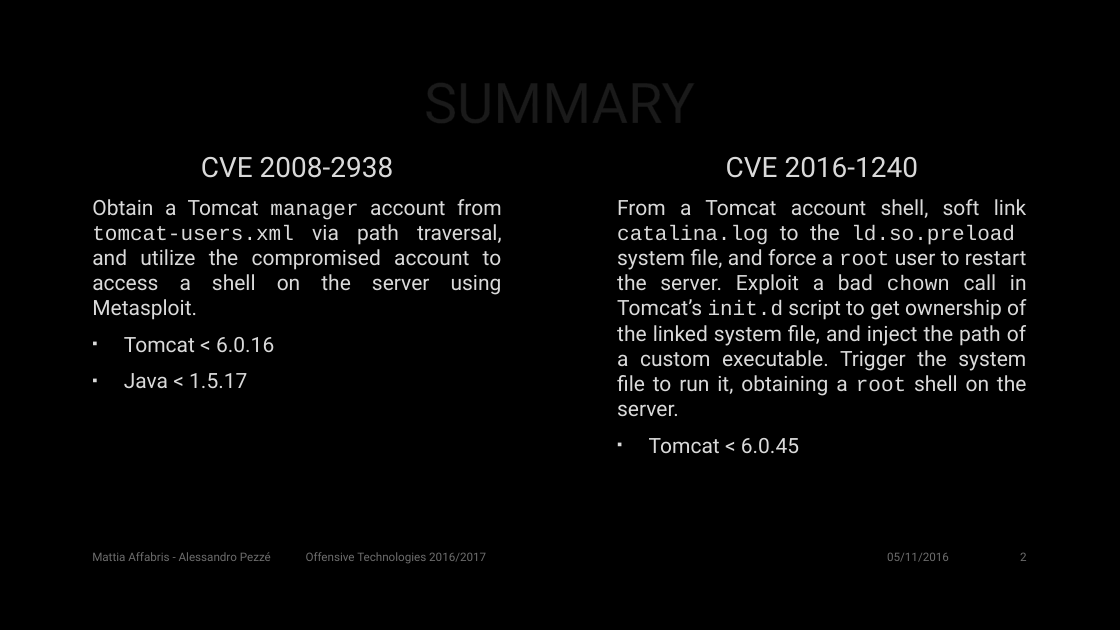
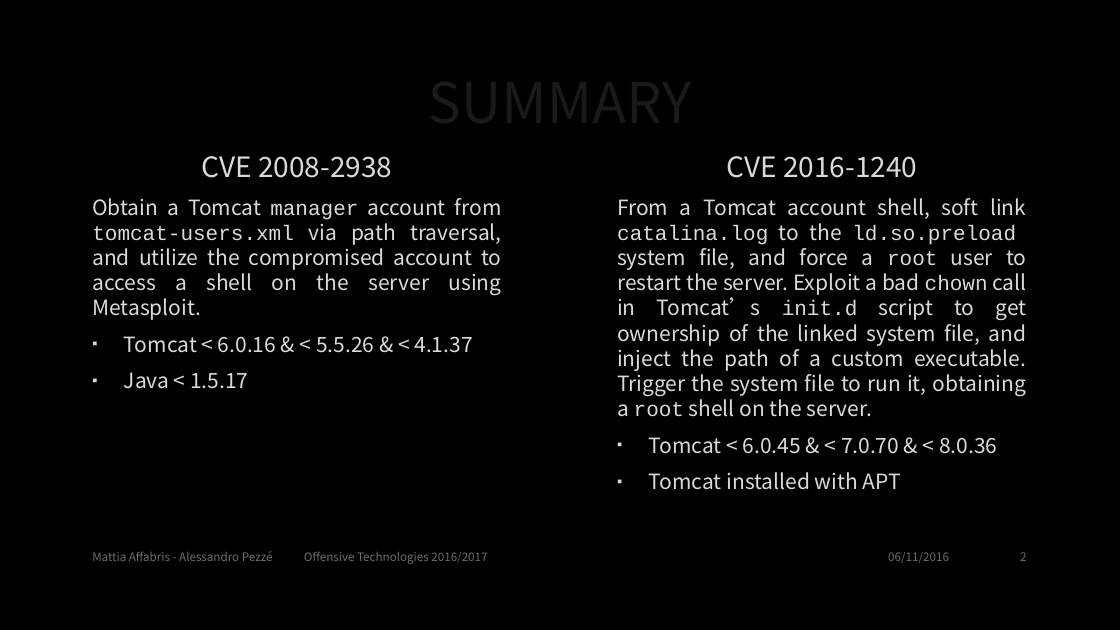
Before and after one commit to Naramsim/Offensive, a slide deck: slide 2 of Exploits.pptx. Drawn at 1120x630 pixels with LibreOffice and Linux fonts; fonts in the diff are those of the drawing; background and template pictures are left out. Boxes give left, top, right and bottom in pixels: in the first picture for what was removed or moved away, otherwise in the second. Text is boxed around its words. In the diff, an @@ line names an element or a change of style, - is before the commit and + after.

Commit message:
font changed and few additions

```diff
--- a/Exploits.pptx
+++ b/Exploits.pptx
@@ title "SUMMARY" at (84, 56, 1035, 145): font Roboto to Noto Sans CJK SC @@
@@ text at (92, 156, 502, 389): font Roboto to Noto Sans CJK SC in "CVE 2008-2938", "Obtain a Tomcat account from via path ...", "Java < 1.5.17" @@
@@ text at (617, 156, 1027, 417): font Roboto to Noto Sans CJK SC in "CVE 2016-1240", "From a Tomcat account shell, soft link ..." @@
@@ text at (124, 336, 472, 353): text changed; font Roboto to Noto Sans CJK SC @@
-▪ Tomcat < 6.0.16
+▪ Tomcat < 6.0.16 & < 5.5.26 & < 4.1.37
@@ text at (649, 437, 997, 490): text changed; font Roboto to Noto Sans CJK SC @@
-▪ Tomcat < 6.0.45
+▪ Tomcat < 6.0.45 & < 7.0.70 & < 8.0.36
+▪ Tomcat installed with APT
@@ text "Mattia Affabris - Alessandro Pezzé ..." at (92, 551, 487, 564): font Roboto to Noto Sans CJK SC @@
@@ text at (888, 552, 949, 563): text changed; font Roboto to Noto Sans CJK SC @@
-05/11/2016
+06/11/2016
```
Also in this commit, not shown: 11 other slides changed.
